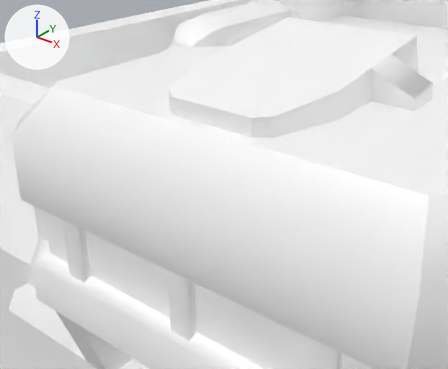
Before and after pictures for a commit that changed the FBX model Assets/Models/Command Center/Command_Center.fbx.
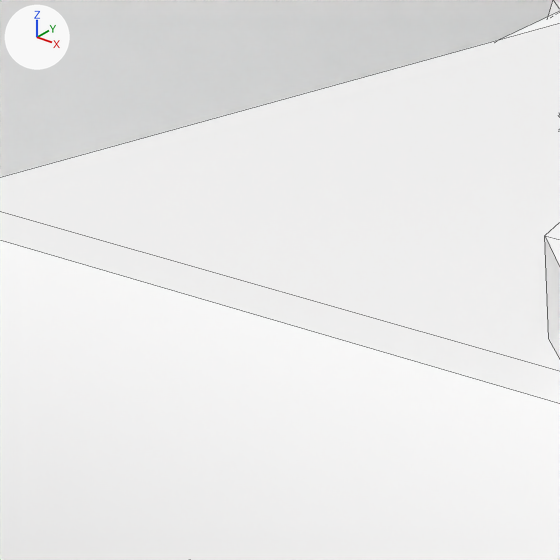
Each version is shown from a 50 mm lens placed at (0.1857, -0.6798, 0.5726), pointed at (-0.0216, -0.4208, 0.412), then close up on the part from 15% to 38% of the width and 12% to 41% of the height. The axes (+X, +Y, +Z) are drawn at upper left. The lights are the same throughout. The close-ups show mesh edges as thin lines. Where no turn or scale is listed for an object, it has been applied to the vertices.

The first close-up shows 'Command_Center'.
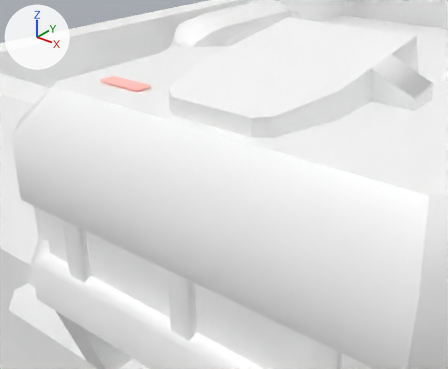
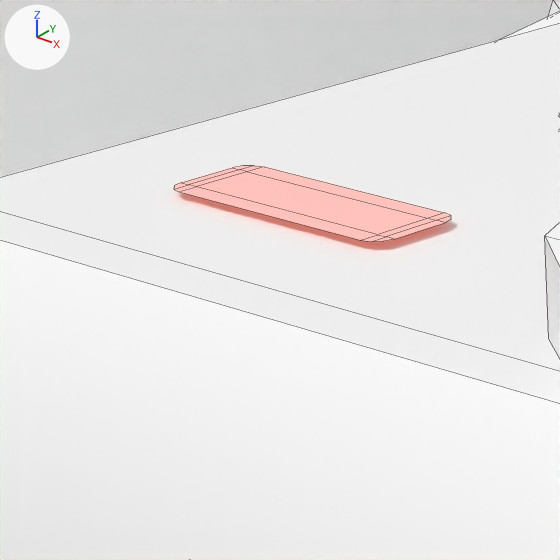
The change, as a diff of the scene's bpy script:
```diff
--- a/Assets/Models/Command Center/Command_Center.fbx.py
+++ b/Assets/Models/Command Center/Command_Center.fbx.py
@@ mat_m_gates_state @@
+mat_m_gates_state = principled_material('M_Gates_State')
+mat_m_gates_state.base_color = (0.5, 0.5, 0.5)  # grey #bcbcbc
+mat_m_gates_state.emission_color = (0.545, 0.0902, 0.0523)  # red #c35541
+mat_m_gates_state.emission_strength = 1.0
@@ me_mesh_002 @@
+me_mesh_002.from_pydata(...)  # 24 vertices, 15 faces; spans x -0.0169..0.0169, y -0.0063..0.0063, z 0.0
+me_mesh_002.materials.append(mat_m_gates_state)  # grey #bcbcbc
@@ ob_gates_state_light @@
+ob_gates_state_light = bpy.data.objects.new('Gates_State_Light', me_mesh_002)
+ob_gates_state_light.location = (-0.0836, -0.437, 0.466)
```

Pixel boxes [x1, y1, x2, y2] of what changed, in the close-ups (560 x 560 px):
'Gates_State_Light', added: after [174, 166, 451, 242]
